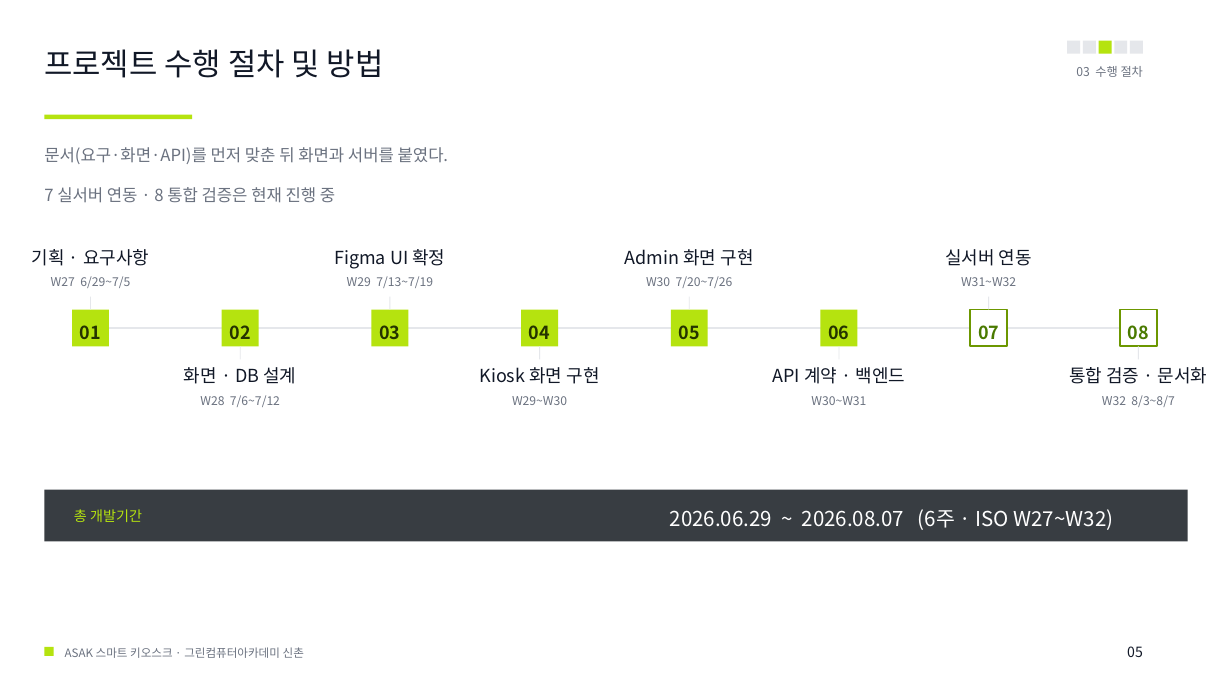
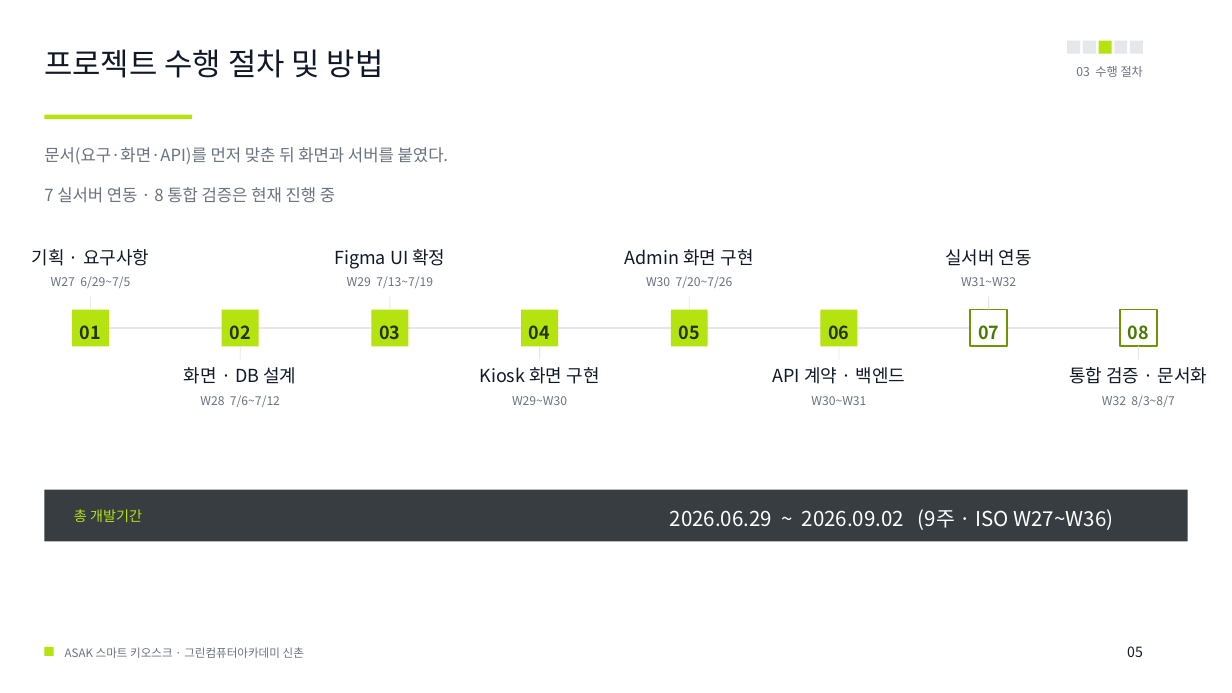
Before and after one commit to hagenie128/ASAK, a slide deck: slide 5 of docs/00_presentation/00_ppt/ASAK_샐러드_스마트키오스크_수정3_20260811.pptx. Drawn at 1232x693 pixels with LibreOffice and Linux fonts; fonts in the diff are those of the drawing. Boxes give left, top, right and bottom in pixels: in the first picture for what was removed or moved away, otherwise in the second. Text is boxed around its words. In the diff, an @@ line names an element or a change of style, - is before the commit and + after.

```diff
--- a/docs/00_presentation/00_ppt/ASAK_샐러드_스마트키오스크_수정3_20260811.pptx
+++ b/docs/00_presentation/00_ppt/ASAK_샐러드_스마트키오스크_수정3_20260811.pptx
@@ text at <box>670,509,1114,530</box>: text changed @@
-2026.06.29 ~ 2026.08.07 (6주 · ISO W27~W32)
+2026.06.29 ~ 2026.09.02 (9주 · ISO W27~W36)
```
Also in this commit, not shown: 5 other slides changed, 2 other files.
